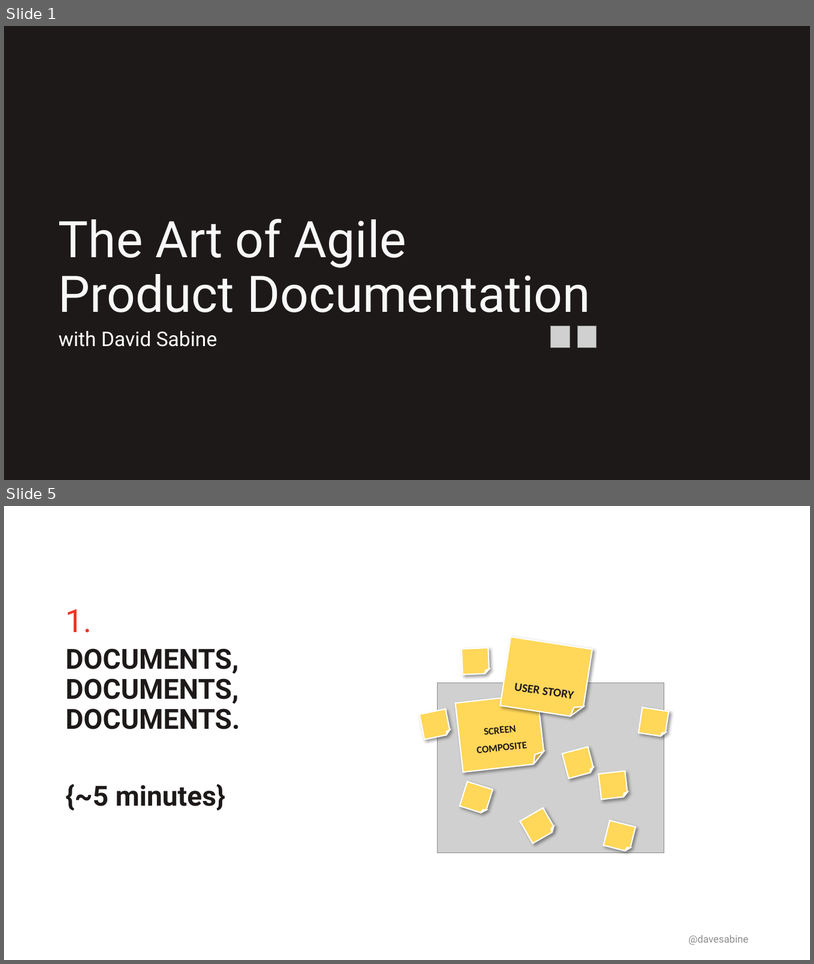
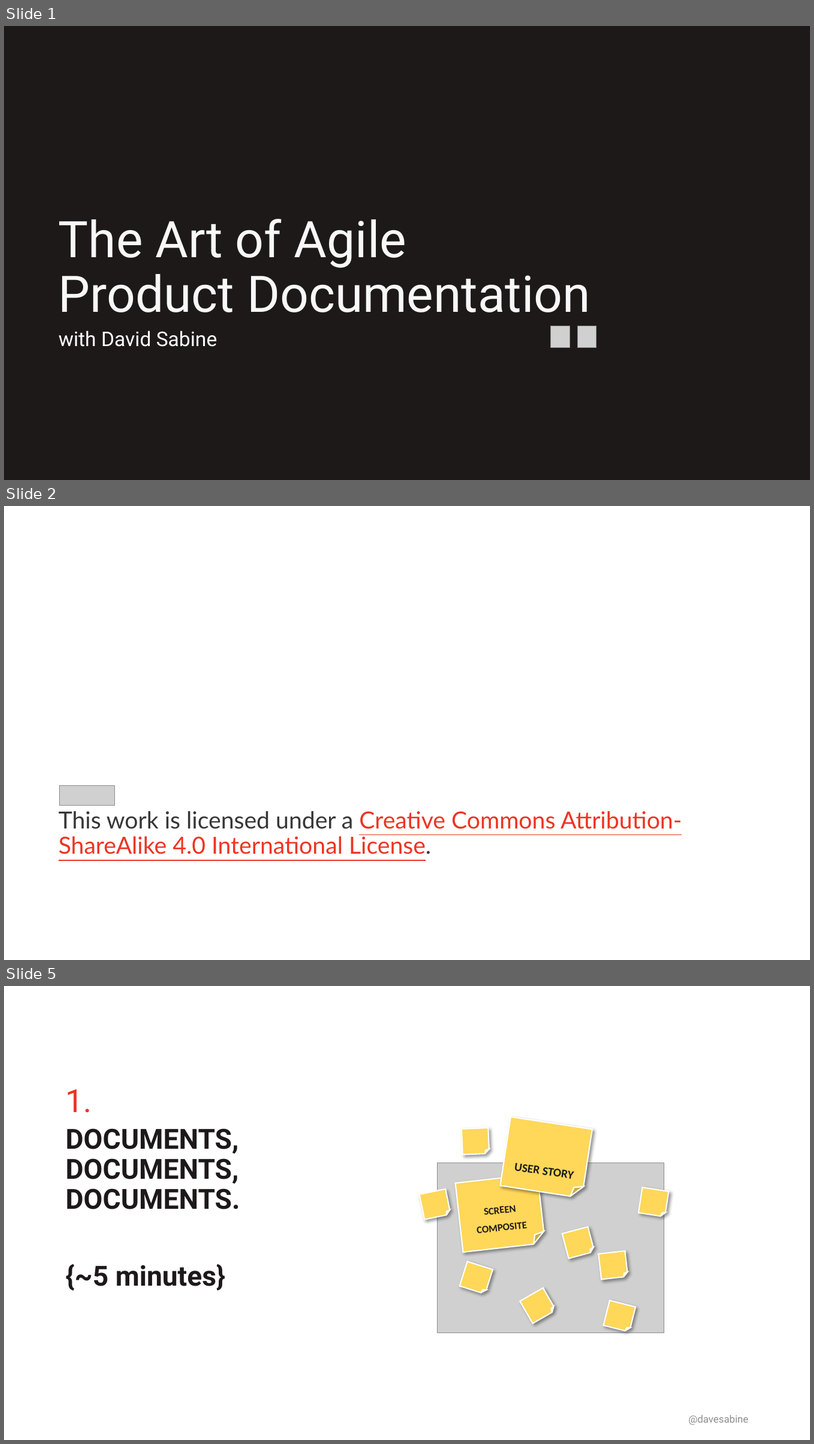
Before and after one commit to DavidSabine/The-Art-of-Agile-Product-Documentation, a slide deck: assets/The Art of Agile Documentation — Presentation — by David Sabine.pptx. Shown one above the other, each under a label of ours: slides 1 and 5 before the commit, slides 1, 2 and 5 after it; the slides between them are not shown. The pictures are 814x964 and 814x1444 pixels, drawn with LibreOffice and Linux fonts; fonts in the diff are those of the drawing; grey boxes stand for pictures; background and template pictures are left out. Boxes give left, top, right and bottom in pixels: in the first picture for what was removed or moved away, otherwise in the second. Text is boxed around its words. In the diff, an @@ line names an element or a change of style, - is before the commit and + after.

```diff
--- a/assets/The Art of Agile Documentation — Presentation — by David Sabine.pptx
+++ b/assets/The Art of Agile Documentation — Presentation — by David Sabine.pptx
@@ slide 2 added at box(4, 506, 810, 960), background #FFFFFF @@
@@ picture added at box(60, 786, 116, 805) @@
@@ subtitle added at box(59, 811, 682, 854), 28 pt, text #EE3423, underline @@
+This work is licensed under a Creative Commons Attribution-ShareAlike 4.0 International License.
```
Also in this commit, not shown: 5 slides changed, 1 slide removed, 3 other files.
